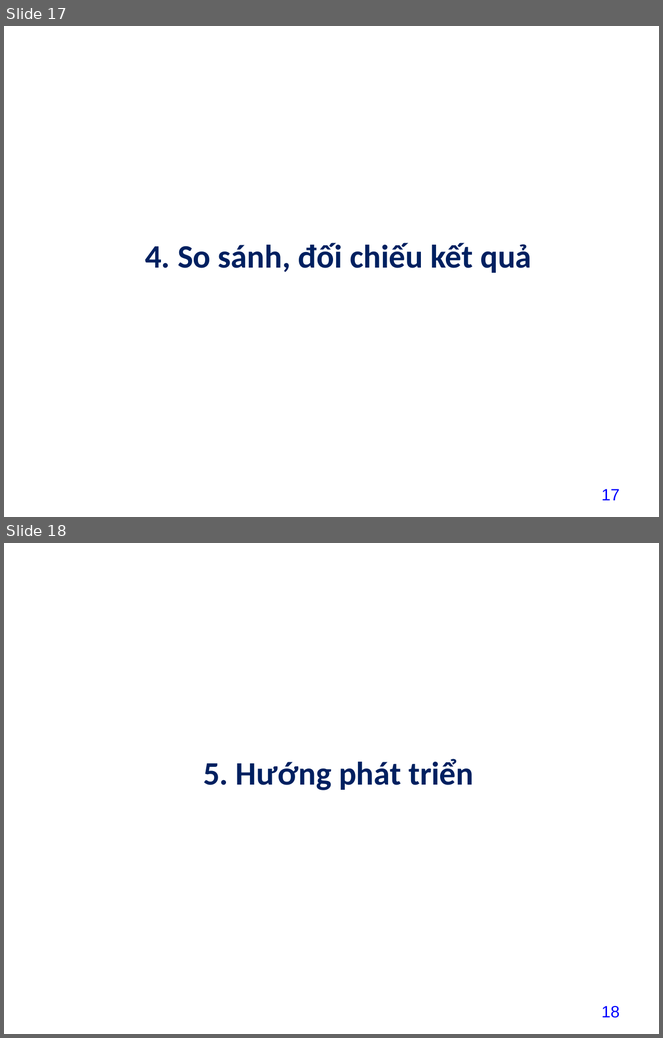
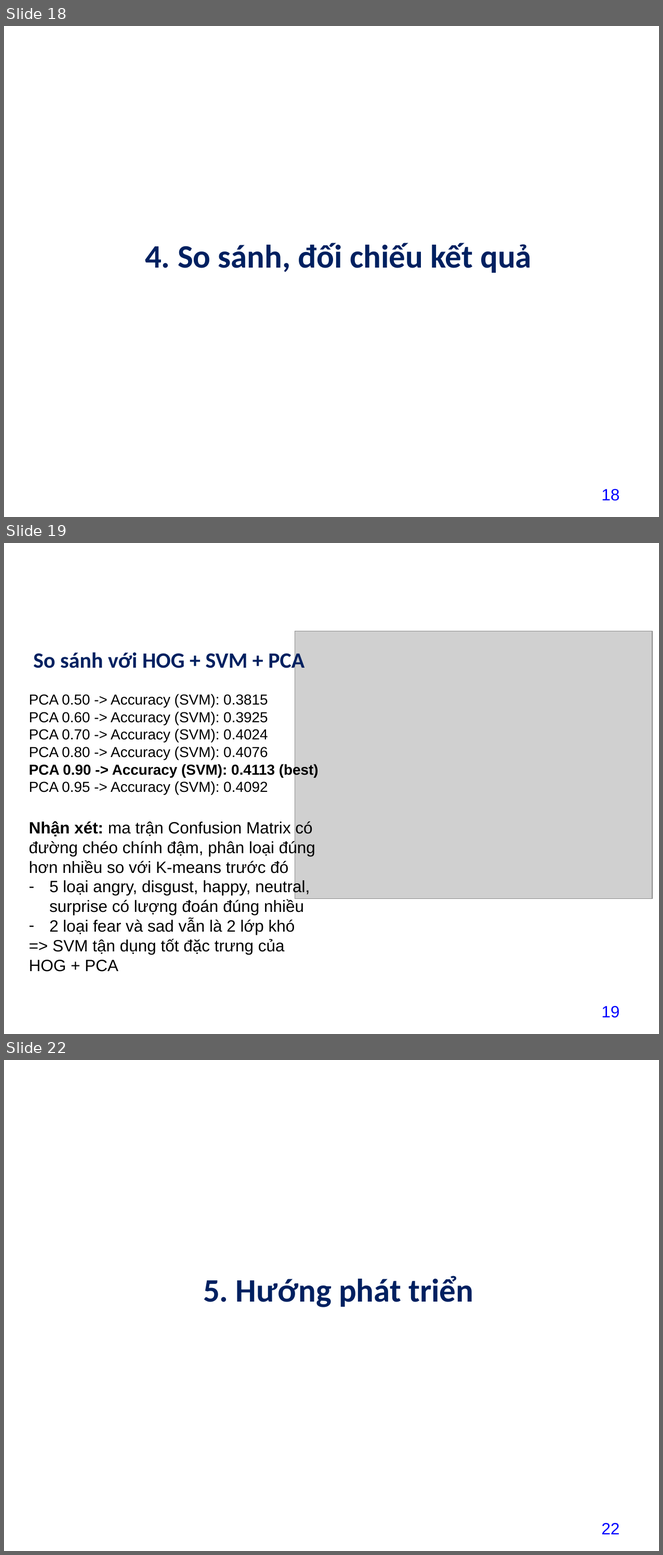
Before and after one commit to datdatnguyen2609/datdatnguyen2609, a slide deck: project/baitaplon/13_NguyenThanhDat211440519_baitaplon.pptx. Shown one above the other, each under a label of ours: slides 17 and 18 before the commit, slides 18, 19 and 22 after it; the slides between them are not shown. The pictures are 663x1038 and 663x1555 pixels, drawn with LibreOffice and Linux fonts; fonts in the diff are those of the drawing; grey boxes stand for pictures; background and template pictures are left out. Boxes give left, top, right and bottom in pixels: in the first picture for what was removed or moved away, otherwise in the second. Text is boxed around its words. In the diff, an @@ line names an element or a change of style, - is before the commit and + after.

```diff
--- a/project/baitaplon/13_NguyenThanhDat211440519_baitaplon.pptx
+++ b/project/baitaplon/13_NguyenThanhDat211440519_baitaplon.pptx
@@ slide 19 added at (x1=4, y1=543, x2=659, y2=1034), background picture (left out) @@
@@ text added at (x1=22, y1=566, x2=350, y2=599), 24 pt, text #FFFFFF, bold @@
+4. So sánh, đối chiếu kết quả
@@ picture added at (x1=295, y1=631, x2=652, y2=899) @@
@@ title added at (x1=33, y1=650, x2=305, y2=673), 24 pt, text #002060, bold @@
+So sánh với HOG + SVM + PCA
@@ text added at (x1=29, y1=694, x2=319, y2=795), 16 pt, text #000000 @@
+PCA 0.50 -> Accuracy (SVM): 0.3815
+PCA 0.60 -> Accuracy (SVM): 0.3925
+PCA 0.70 -> Accuracy (SVM): 0.4024
+PCA 0.80 -> Accuracy (SVM): 0.4076
+PCA 0.90 -> Accuracy (SVM): 0.4113 (best)
+PCA 0.95 -> Accuracy (SVM): 0.4092
@@ text added at (x1=29, y1=821, x2=315, y2=972), 18 pt, text #000000 @@
+Nhận xét: ma trận Confusion Matrix có đường chéo chính đậm, phân loại đúng hơn nhiều so với K-means trước đó
+– 5 loại angry, disgust, happy, neutral, surprise có lượng đoán đúng nhiều
+– 2 loại fear và sad vẫn là 2 lớp khó
+=> SVM tận dụng tốt đặc trưng của HOG + PCA
@@ page number added at (x1=601, y1=1006, x2=620, y2=1018), 18 pt, text #0000FF @@
+19
@@ what was slide 17 is now slide 18 @@
@@ page number at (x1=601, y1=489, x2=620, y2=501): text changed @@
-17
+18
@@ what was slide 18 is now slide 22 @@
@@ page number at (x1=601, y1=1523, x2=620, y2=1535): text changed @@
-18
+22
```
Also in this commit, not shown: 2 slides changed, 3 other slides added, 9 other files.
